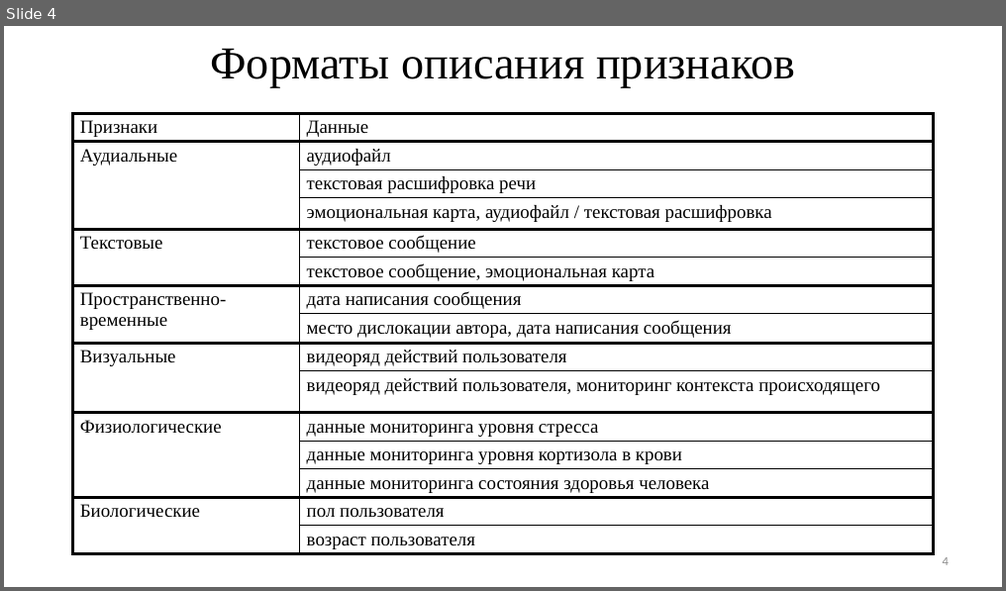
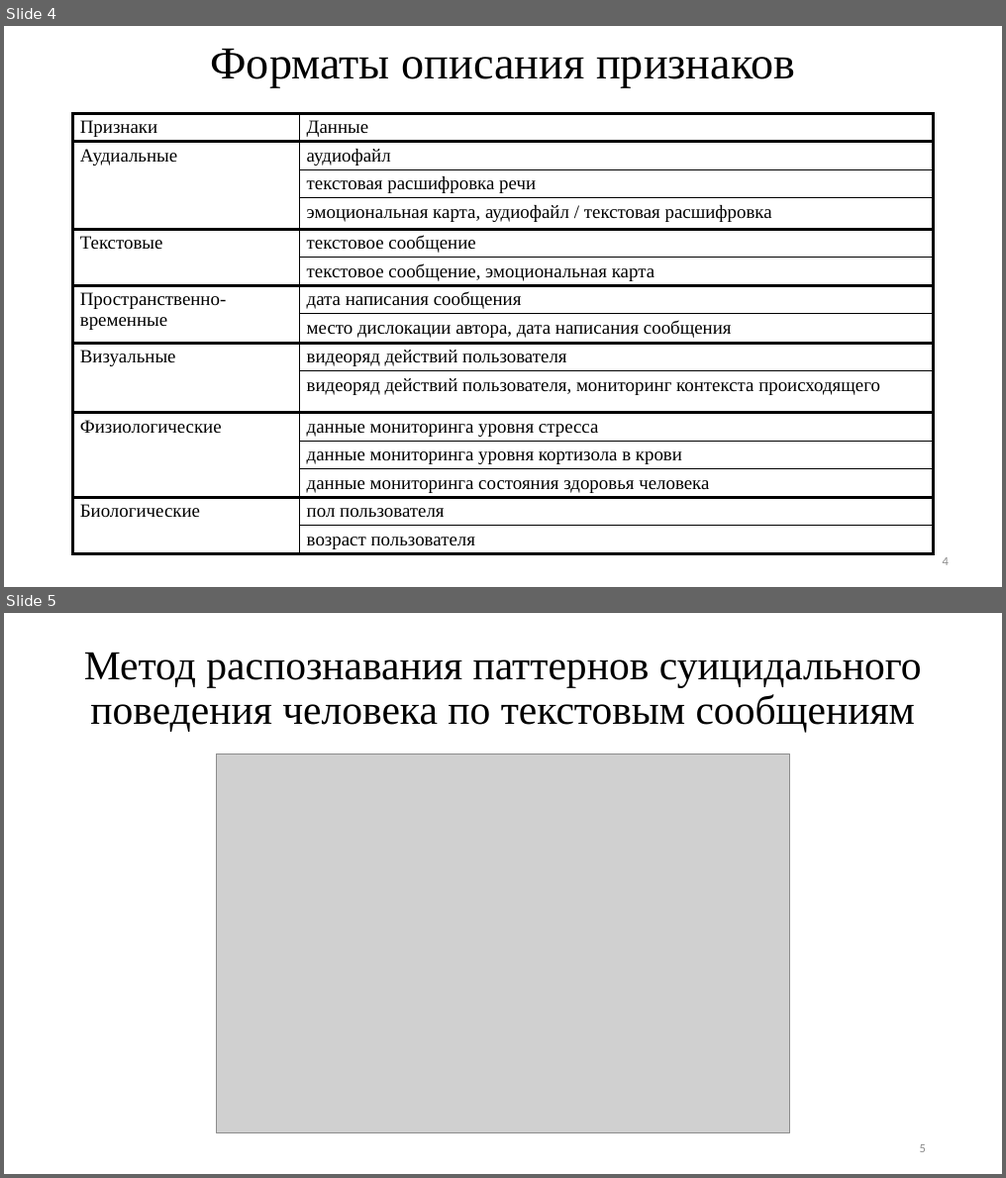
Before and after one commit to TheSawIsTheLaw/iWannaKillMyself, a slide deck: iWannaNote/iHatePresentations/presentation.pptx. Shown one above the other, each under a label of ours: slide 4 before the commit, slides 4 and 5 after it. The pictures are 1006x591 and 1006x1178 pixels, drawn with LibreOffice and Linux fonts; fonts in the diff are those of the drawing; grey boxes stand for pictures. Boxes give left, top, right and bottom in pixels: in the first picture for what was removed or moved away, otherwise in the second. Text is boxed around its words. In the diff, an @@ line names an element or a change of style, - is before the commit and + after.

```diff
--- a/iWannaNote/iHatePresentations/presentation.pptx
+++ b/iWannaNote/iHatePresentations/presentation.pptx
@@ slide 5 added at bbox=[4, 613, 1002, 1174], background #FFFFFF @@
@@ title added at bbox=[84, 652, 922, 732], 39.6 pt, text #000000 @@
+Метод распознавания паттернов суицидального поведения человека по текстовым сообщениям
@@ picture added at bbox=[216, 754, 790, 1134] @@
@@ page number added at bbox=[920, 1145, 926, 1153], 12 pt, text #8C8C8C @@
+5
```
Also in this commit, not shown: 6 slides changed, 2 other files.
